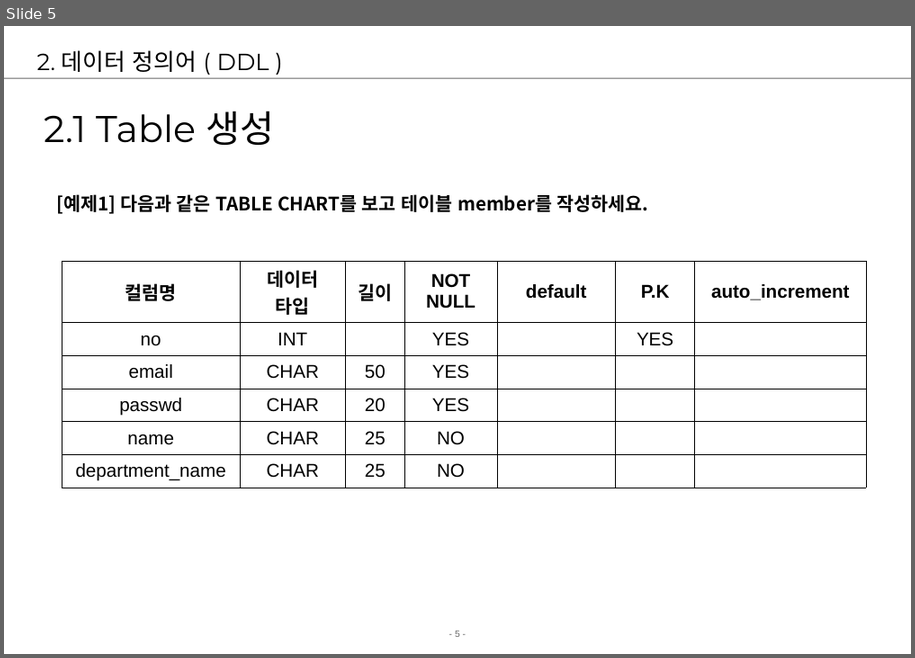
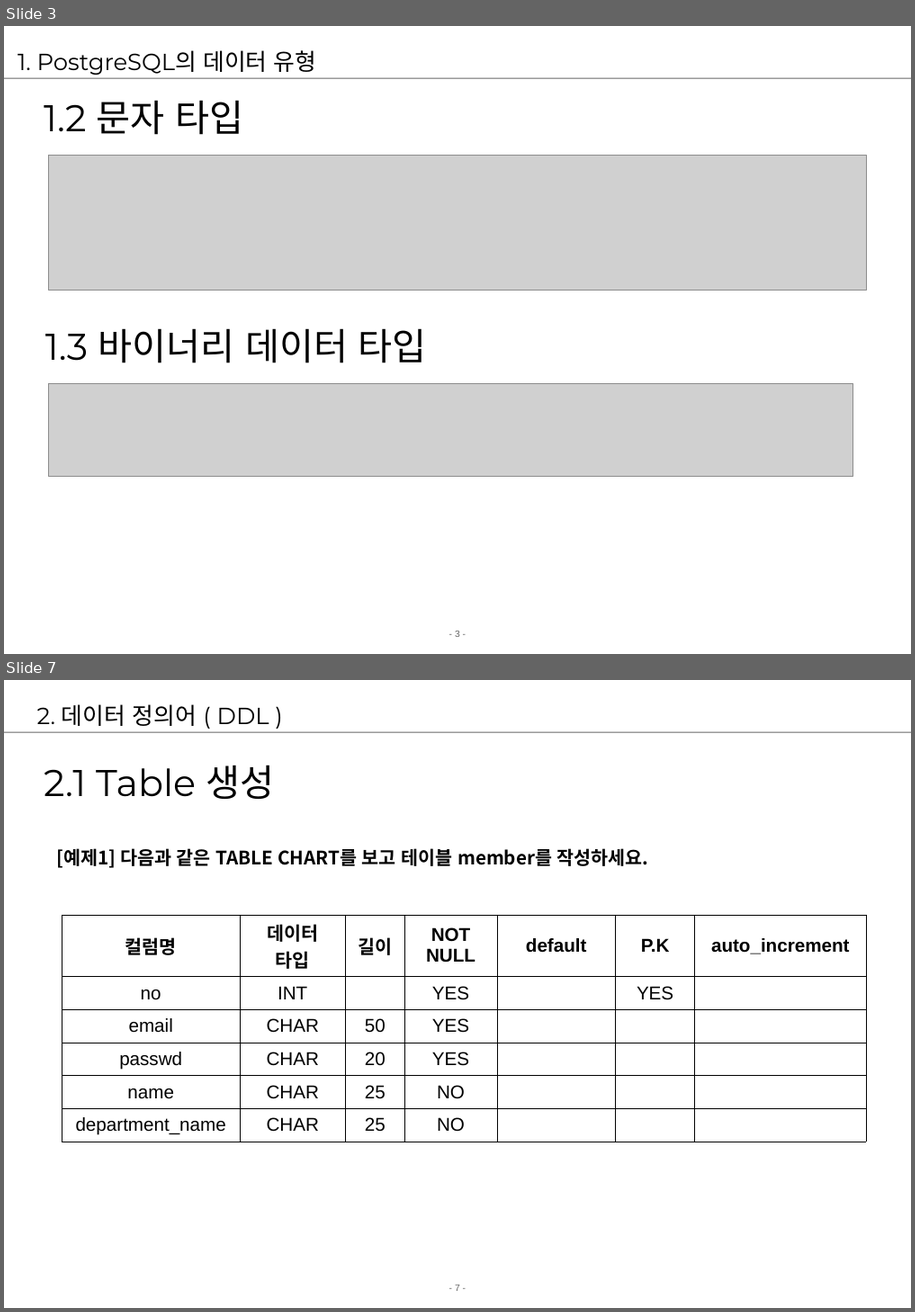
Before and after one commit to jungeunlee95/cafe24-TIL, a slide deck: 2 강의자료/02.강의/5. postgresql/postgresql3-DDLDML.ppt. Shown one above the other, each under a label of ours: slide 5 before the commit, slides 3 and 7 after it; the slides between them are not shown. The pictures are 915x658 and 915x1312 pixels, drawn with LibreOffice and Linux fonts; fonts in the diff are those of the drawing; grey boxes stand for pictures; background and template pictures are left out. Boxes give left, top, right and bottom in pixels: in the first picture for what was removed or moved away, otherwise in the second. Text is boxed around its words. In the diff, an @@ line names an element or a change of style, - is before the commit and + after.

```diff
--- a/2 강의자료/02.강의/5. postgresql/postgresql3-DDLDML.ppt
+++ b/2 강의자료/02.강의/5. postgresql/postgresql3-DDLDML.ppt
@@ slide 3 added at [4,26,911,654], background #FFFFFF; not listed: 2 template elements that a slide beside it also shows @@
@@ title added at [18,50,317,75], 20 pt, text #000000 @@
+1. PostgreSQL의 데이터 유형
@@ text added at [44,100,243,135], 32 pt, text #000000 @@
+1.2 문자 타입
@@ picture added at [48,155,865,291] @@
@@ text added at [45,328,427,364], 32 pt, text #000000 @@
+1.3 바이너리 데이터 타입
@@ picture added at [48,383,853,476] @@
@@ what was slide 5 is now slide 7 @@
@@ page number at [455,1285,460,1291]: text changed @@
-- 5 -
+- 7 -
```
Also in this commit, not shown: 1 slide changed, 3 other slides added, 2 slides removed, 35 other files.
